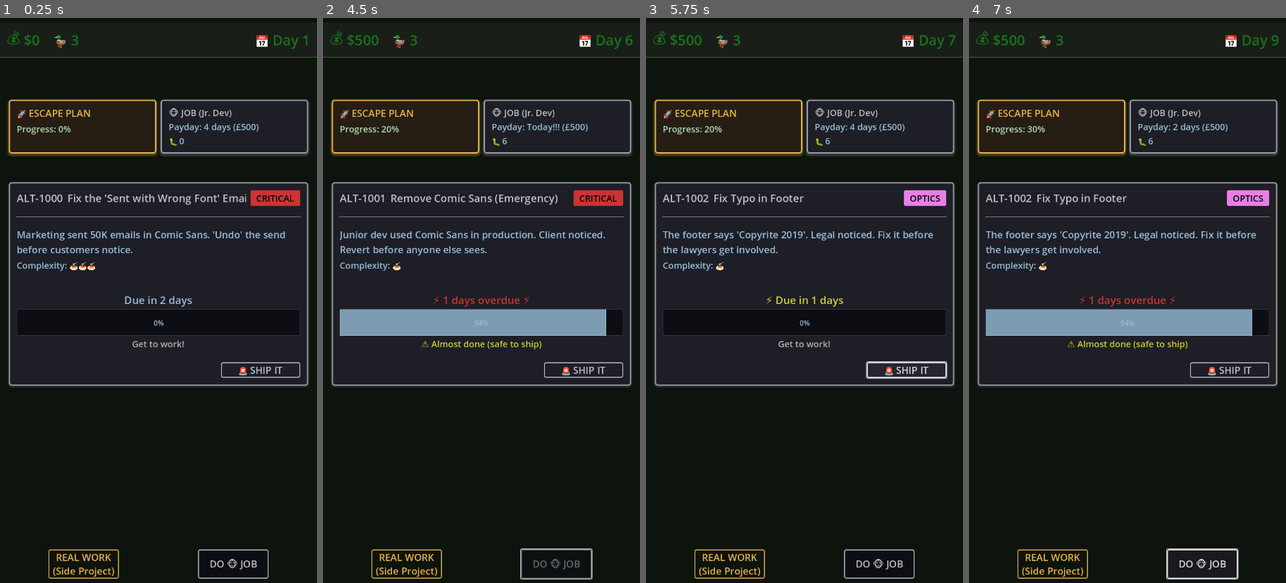
Above: before the commit, frames 1-4 (left to right).
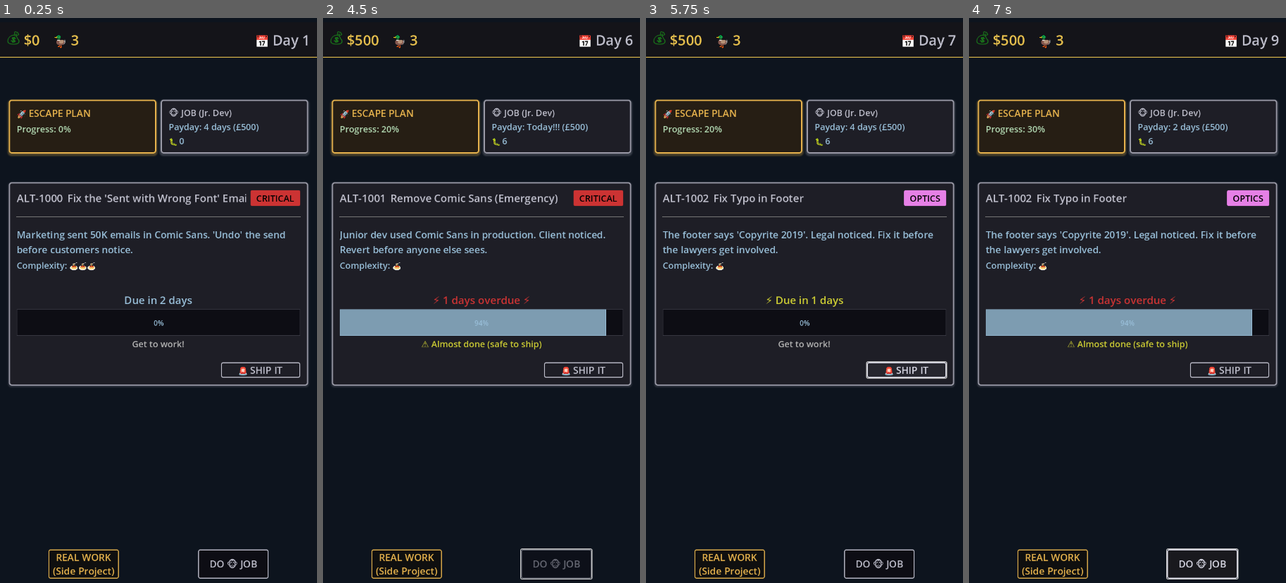
Above: after the commit, the same moments.

Repository: lmchoi/alt-f-this
Game: Godot game, scene res://scenes/game_ui.tscn
Two runs of this game, one before a commit and one after it. Both use one fixed random seed, a clock stepped at 60 frames per second and the inputs below.
Inputs:
- Up to frame 1 (0.25 s): no input
- Up to frame 2 (4.5 s): click "🚨 SHIP IT" at 0.5 s; click "REAL WORK (Side Project)" at 1.25 s; click "DO 🐵 JOB" at 2 s; click "🚨 SHIP IT" at 2.75 s; click "REAL WORK (Side Project)" at 3.5 s; click "DO 🐵 JOB" at 4.25 s
- Up to frame 3 (5.75 s): click "🚨 SHIP IT" at 5 s
- Up to frame 4 (7 s): click "REAL WORK (Side Project)" at 5.75 s; click "DO 🐵 JOB" at 6.5 s

The runs differ from the first frame. In frame 1, 0.3% of the frame differs, in the area x 0-100%, y 2-7%; in frame 2, 0.4%; in frame 3, 0.3%; in frame 4, 0.4%.

Commit message:
Apply gold/blue core UI theme and remove green tints
- Top bar: Gold border and values (money, ducks), silver day
- Screen: Blue tint background (was green)
- HUSTLE button: Pure grey backgrounds (was green)

🤖 Generated with [Claude Code](https://claude.com/claude-code)

Co-Authored-By: Claude <noreply@anthropic.com>

Diff:
--- a/scenes/game_ui.tscn
+++ b/scenes/game_ui.tscn
@@ -14,7 +14,7 @@
 [ext_resource type="PackedScene" uid="uid://tcn5yq8brhx1" path="res://scenes/dialogs/outage_dialog.tscn" id="7_outage_dialog"]
 
 [sub_resource type="StyleBoxFlat" id="StyleBoxFlat_hustle_normal"]
-bg_color = Color(0.05, 0.08, 0.05, 1)
+bg_color = Color(0.06, 0.06, 0.06, 1)
 border_width_left = 2
 border_width_top = 2
 border_width_right = 2
@@ -38,7 +38,7 @@
 corner_radius_bottom_left = 4
 
 [sub_resource type="StyleBoxFlat" id="StyleBoxFlat_hustle_hover"]
-bg_color = Color(0.1, 0.12, 0.1, 1)
+bg_color = Color(0.11, 0.11, 0.11, 1)
 border_width_left = 2
 border_width_top = 2
 border_width_right = 2
@@ -50,7 +50,7 @@
 corner_radius_bottom_left = 4
 
 [sub_resource type="StyleBoxFlat" id="StyleBoxFlat_hustle_disabled"]
-bg_color = Color(0.05, 0.08, 0.05, 0.5)
+bg_color = Color(0.06, 0.06, 0.06, 0.5)
 border_width_left = 2
 border_width_top = 2
 border_width_right = 2
@@ -128,7 +128,7 @@
 anchor_bottom = 1.0
 grow_horizontal = 2
 grow_vertical = 2
-color = Color(0.05, 0.08, 0.05, 1)
+color = Color(0.05, 0.08, 0.12, 1)
 
 [node name="VBoxContainer" type="VBoxContainer" parent="MainThemeContainer"]
 layout_mode = 1
--- a/scenes/top_bar.tscn
+++ b/scenes/top_bar.tscn
@@ -4,9 +4,9 @@
 [ext_resource type="Theme" path="res://themes/main_theme.tres" id="2_main_theme"]
 
 [sub_resource type="StyleBoxFlat" id="StyleBoxFlat_top_bar"]
-bg_color = Color(0.1, 0.12, 0.1, 1)
+bg_color = Color(0.08, 0.08, 0.1, 1)
 border_width_bottom = 2
-border_color = Color(0.1, 0.45, 0.1, 1)
+border_color = Color(0.9, 0.75, 0.3, 1)
 content_margin_left = 15.0
 content_margin_top = 12.0
 content_margin_right = 15.0
@@ -36,6 +36,7 @@
 [node name="MoneyValue" type="Label" parent="HBoxContainer/MoneyContainer"]
 unique_name_in_owner = true
 layout_mode = 2
+theme_override_colors/font_color = Color(0.9, 0.75, 0.3, 1)
 theme_override_font_sizes/font_size = 32
 text = "$0"
 
@@ -51,6 +52,7 @@
 [node name="DucksValue" type="Label" parent="HBoxContainer/DucksContainer"]
 unique_name_in_owner = true
 layout_mode = 2
+theme_override_colors/font_color = Color(0.9, 0.75, 0.3, 1)
 theme_override_font_sizes/font_size = 32
 text = "2"
 
@@ -70,5 +72,6 @@
 [node name="DayValue" type="Label" parent="HBoxContainer/DayContainer"]
 unique_name_in_owner = true
 layout_mode = 2
+theme_override_colors/font_color = Color(0.75, 0.75, 0.8, 1)
 theme_override_font_sizes/font_size = 32
 text = "Day 1"
